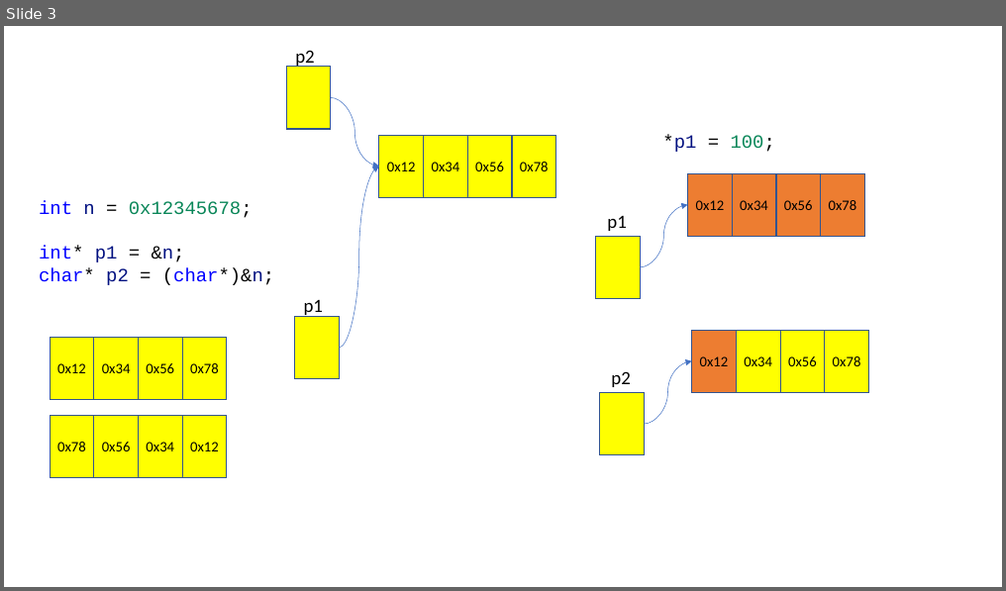
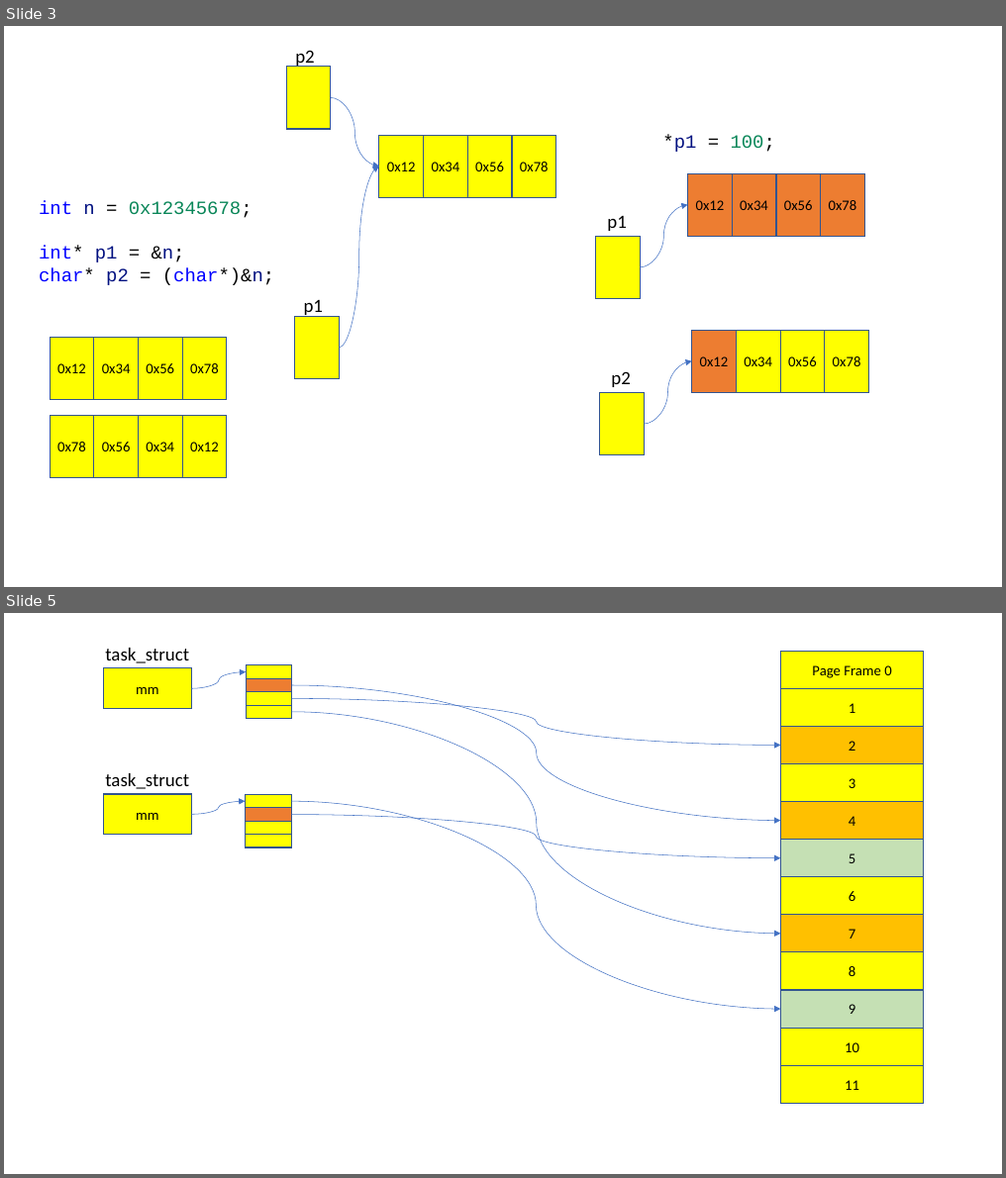
Before and after one commit to yoondev-classroom/hyundai_220510, a slide deck: 220510.pptx. Shown one above the other, each under a label of ours: slide 3 before the commit, slides 3 and 5 after it; the slides between them are not shown. The pictures are 1006x591 and 1006x1178 pixels, drawn with LibreOffice and Linux fonts; fonts in the diff are those of the drawing. Boxes give left, top, right and bottom in pixels: in the first picture for what was removed or moved away, otherwise in the second. Text is boxed around its words. In the diff, an @@ line names an element or a change of style, - is before the commit and + after.

```diff
--- a/220510.pptx
+++ b/220510.pptx
@@ slide 5 added at <box>4,613,1002,1174</box>, background #FFFFFF @@
@@ rectangle added at <box>104,668,192,709</box>, fill #FFFF00, outline #325491 1 pt, 14 pt, text #000000 @@
+mm
@@ text added at <box>105,648,189,663</box>, 18 pt, text #000000 @@
+task_struct
@@ rectangle added at <box>246,665,292,679</box>, fill #FFFF00, outline #325491 1 pt @@
@@ rectangle added at <box>781,652,924,688</box>, fill #FFFF00, outline #325491 1 pt, 14 pt, text #000000 @@
+Page Frame 0
@@ curved arrow added from (192, 688) to (246, 672), #4472C4 0.5 pt @@
@@ rectangle added at <box>246,679,292,692</box>, fill #ED7D31, outline #325491 1 pt @@
@@ rectangle added at <box>246,691,292,705</box>, fill #FFFF00, outline #325491 1 pt @@
@@ curved arrow added from (292, 698) to (781, 746), #4472C4 0.5 pt @@
@@ curved arrow added from (292, 685) to (781, 820), #4472C4 0.5 pt @@
@@ rectangle added at <box>781,688,924,726</box>, fill #FFFF00, outline #325491 1 pt, 14 pt, text #000000 @@
+1
@@ rectangle added at <box>246,705,292,719</box>, fill #FFFF00, outline #325491 1 pt @@
@@ curved arrow added from (292, 712) to (781, 934), #4472C4 0.5 pt @@
@@ rectangle added at <box>781,726,924,763</box>, fill #FFC000, outline #325491 1 pt, 14 pt, text #000000 @@
+2
@@ text added at <box>105,773,189,789</box>, 18 pt, text #000000 @@
+task_struct
@@ rectangle added at <box>781,764,924,802</box>, fill #FFFF00, outline #325491 1 pt, 14 pt, text #000000 @@
+3
@@ rectangle added at <box>104,794,192,835</box>, fill #FFFF00, outline #325491 1 pt, 14 pt, text #000000 @@
+mm
@@ curved arrow added from (192, 814) to (245, 802), #4472C4 0.5 pt @@
@@ rectangle added at <box>245,795,291,808</box>, fill #FFFF00, outline #325491 1 pt @@
@@ rectangle added at <box>245,808,291,821</box>, fill #ED7D31, outline #325491 1 pt @@
@@ curved arrow added from (291, 802) to (781, 1009), #4472C4 0.5 pt @@
@@ curved arrow added from (291, 814) to (781, 859), #4472C4 0.5 pt @@
@@ rectangle added at <box>781,802,924,839</box>, fill #FFC000, outline #325491 1 pt, 14 pt, text #000000 @@
+4
@@ rectangle added at <box>245,821,291,835</box>, fill #FFFF00, outline #325491 1 pt @@
@@ rectangle added at <box>245,835,291,848</box>, fill #FFFF00, outline #325491 1 pt @@
@@ rectangle added at <box>781,839,924,876</box>, fill #C5E0B4, outline #325491 1 pt, 14 pt, text #000000 @@
+5
@@ rectangle added at <box>781,877,924,915</box>, fill #FFFF00, outline #325491 1 pt, 14 pt, text #000000 @@
+6
@@ rectangle added at <box>781,915,924,953</box>, fill #FFC000, outline #325491 1 pt, 14 pt, text #000000 @@
+7
@@ rectangle added at <box>781,953,924,990</box>, fill #FFFF00, outline #325491 1 pt, 14 pt, text #000000 @@
+8
@@ rectangle added at <box>781,990,924,1028</box>, fill #C5E0B4, outline #325491 1 pt, 14 pt, text #000000 @@
+9
@@ rectangle added at <box>781,1028,924,1065</box>, fill #FFFF00, outline #325491 1 pt, 14 pt, text #000000 @@
+10
@@ rectangle added at <box>781,1065,924,1103</box>, fill #FFFF00, outline #325491 1 pt, 14 pt, text #000000 @@
+11
```
Also in this commit, not shown: 1 slide changed, 3 other files.
